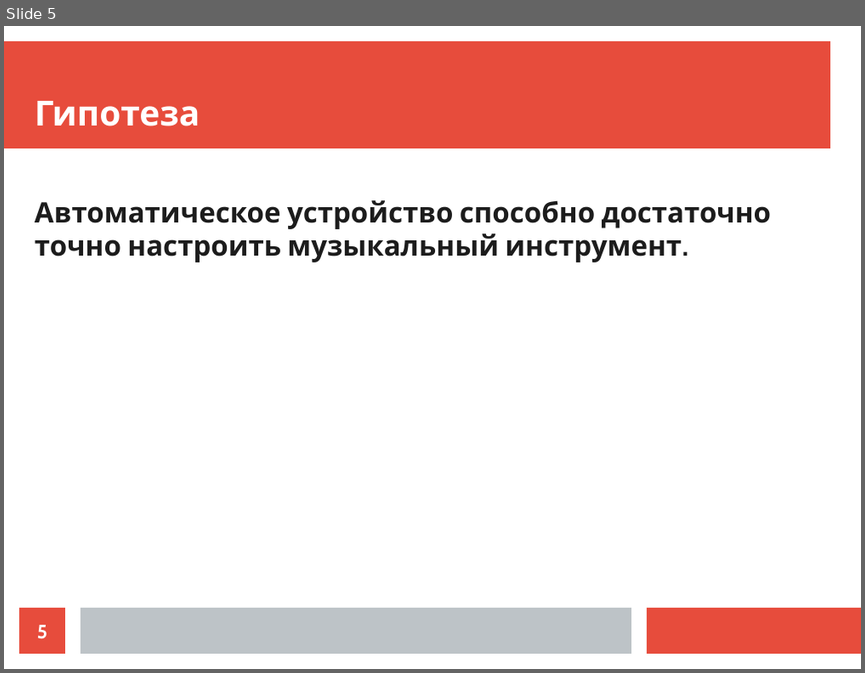
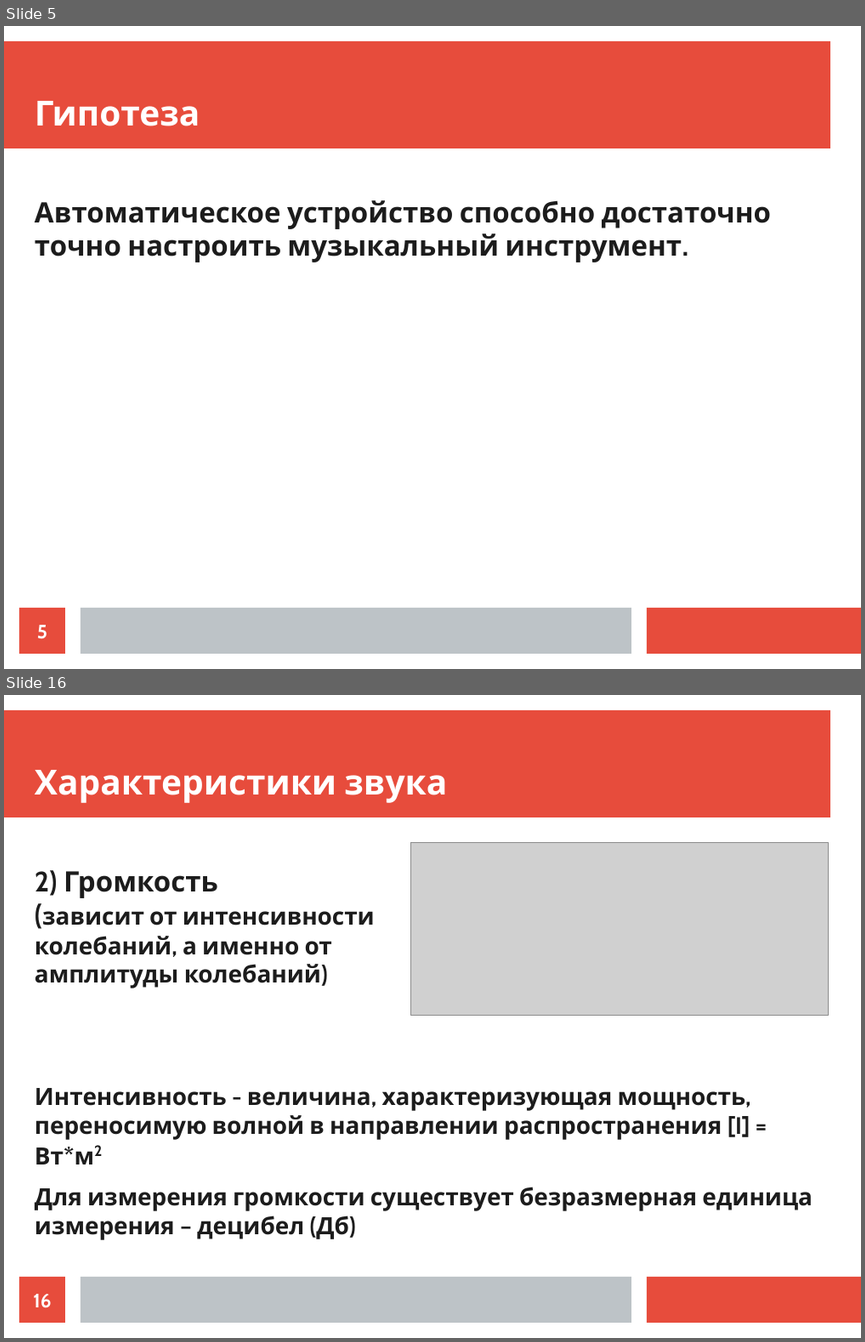
Before and after one commit to egusator/guitar_tuner, a slide deck: doc/presentation.odp. Shown one above the other, each under a label of ours: slide 5 before the commit, slides 5 and 16 after it; the slides between them are not shown. The pictures are 865x673 and 865x1342 pixels, drawn with LibreOffice and Linux fonts; fonts in the diff are those of the drawing; grey boxes stand for pictures. Boxes give left, top, right and bottom in pixels: in the first picture for what was removed or moved away, otherwise in the second. Text is boxed around its words. In the diff, an @@ line names an element or a change of style, - is before the commit and + after.

```diff
--- a/doc/presentation.odp
+++ b/doc/presentation.odp
@@ slide 16 added at [4,695,861,1338], background #FFFFFF; not listed: 3 template elements that a slide beside it also shows @@
@@ title added at [35,770,447,803], 32 pt, text #FFFFFF, bold @@
+Характеристики звука
@@ picture added at [411,843,828,1015] @@
@@ text added at [35,870,812,1240], 22 pt, text #1C1C1C, bold @@
+2) Громкость
+(зависит от интенсивности
+колебаний, а именно от
+амплитуды колебаний)
+Интенсивность - величина, характеризующая мощность, переносимую волной в направлении распространения [I] = Вт*м2
+Для измерения громкости существует безразмерная единица измерения – децибел (Дб)
@@ page number added at [19,1276,65,1322], fill #E74C3C, 18 pt, text #FFFFFF, bold @@
+16
```
Also in this commit, not shown: 1 slide changed, 12 other slides added, 3 slides removed, 1 other file.
